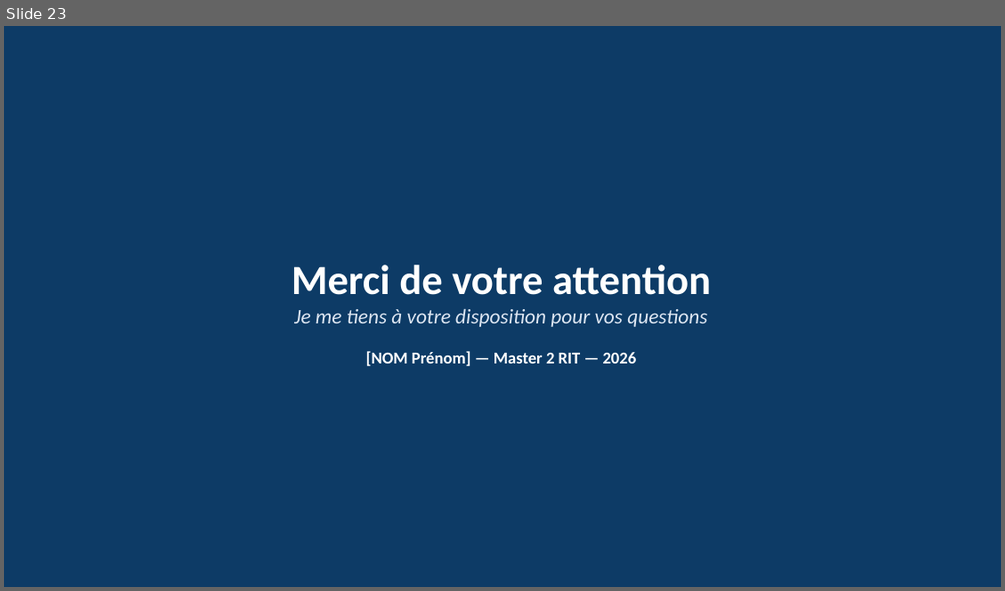
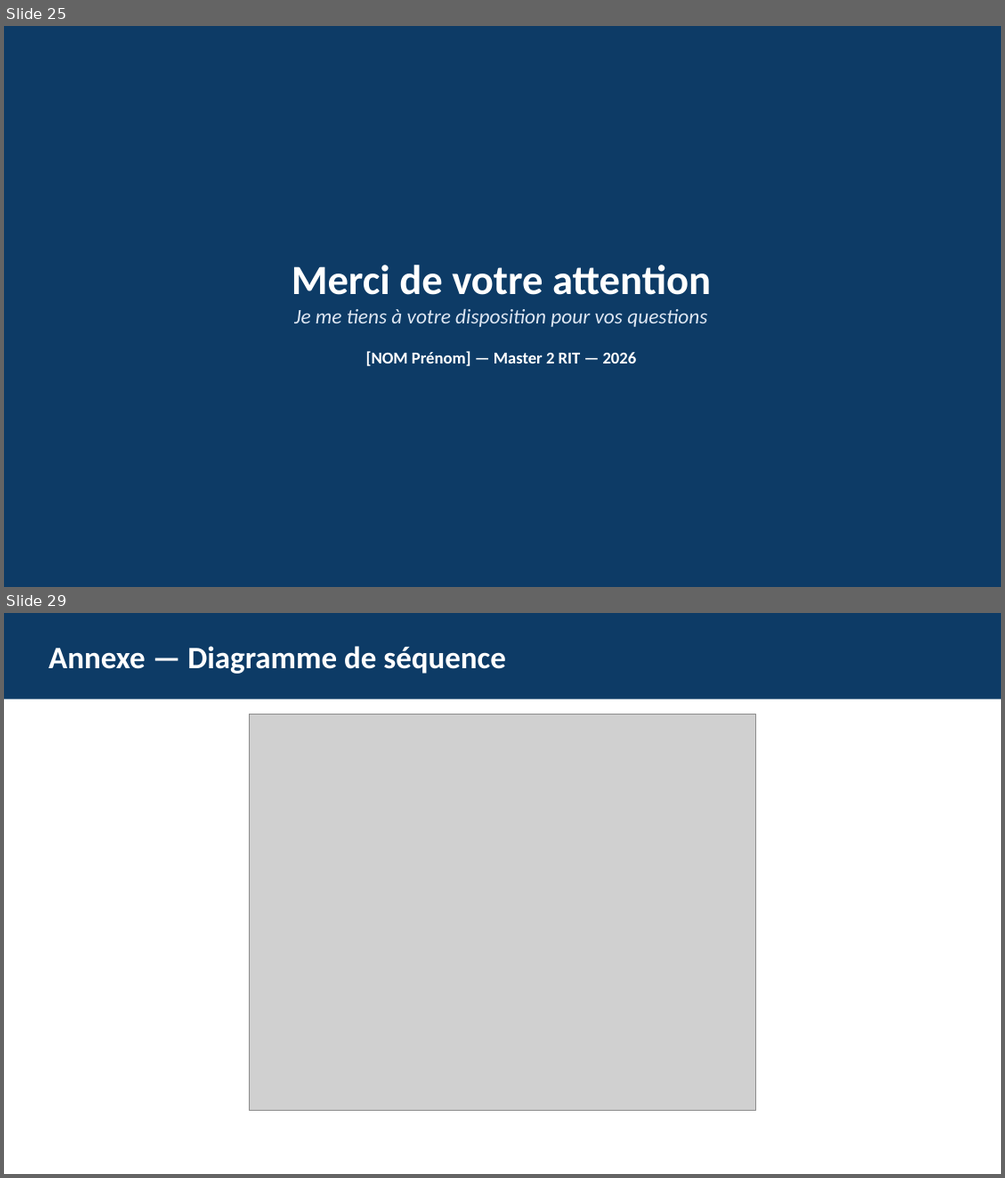
Before and after one commit to esperanceykouassi-bit/Supervision-reseau, a slide deck: soutenance/presentation-projet.pptx. Shown one above the other, each under a label of ours: slide 23 before the commit, slides 25 and 29 after it; the slides between them are not shown. The pictures are 1005x591 and 1005x1178 pixels, drawn with LibreOffice and Linux fonts; fonts in the diff are those of the drawing; grey boxes stand for pictures. Boxes give left, top, right and bottom in pixels: in the first picture for what was removed or moved away, otherwise in the second. Text is boxed around its words. In the diff, an @@ line names an element or a change of style, - is before the commit and + after.

```diff
--- a/soutenance/presentation-projet.pptx
+++ b/soutenance/presentation-projet.pptx
@@ slide 29 added at (4,613,1001,1174), background #FFFFFF @@
@@ rectangle added at (4,613,1001,699), fill #0D3B66 @@
@@ text added at (48,646,506,674), 30 pt, text #FFFFFF, bold @@
+Annexe — Diagramme de séquence
@@ picture added at (250,714,755,1111) @@
@@ what was slide 23 is now slide 25 @@
```
Also in this commit, not shown: 1 slide changed, 10 other slides added, 19 other files.
